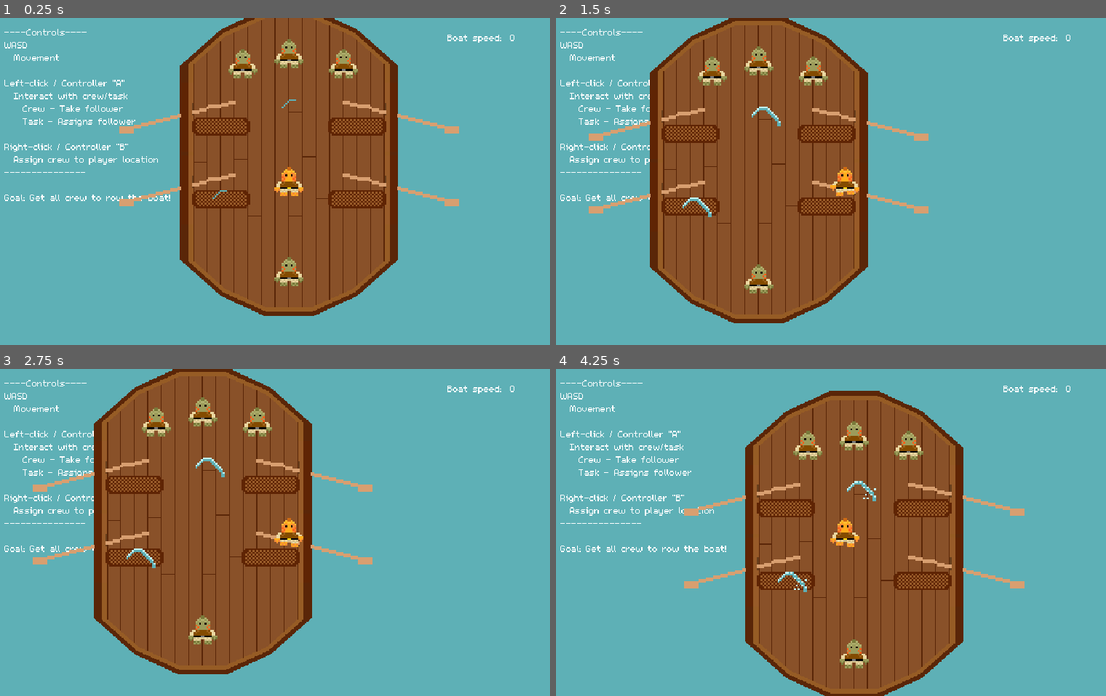
Above: before the commit, frames 1-4 (two rows, left to right).
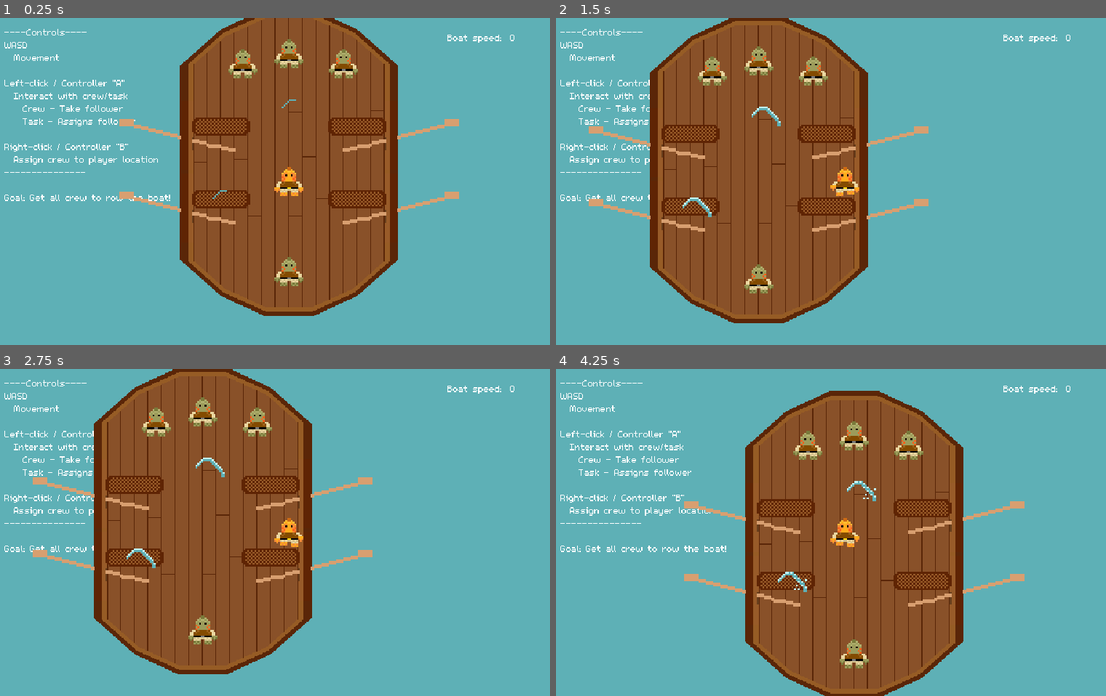
Above: after the commit, the same moments.

Repository: Splashy-Inc/splish-splashisson
Game: Godot game, scene res://Scenes/playground.tscn
Same seed, same stepped clock (60 frames per second), same inputs: the game is played once before the commit and once after it.
Inputs:
- Up to frame 1 (0.25 s): no input
- Up to frame 2 (1.5 s): tap Enter at 0.5 s; hold D (right) 0.53-1.28 s; hold I (interact) 0.53-1.28 s; hold S (down) from 1.28 s (still down); tap O (location) at 1.35 s
- Up to frame 3 (2.75 s): release S (down) at 2.03 s; hold D (right) from 2.03 s (still down); hold I (interact) from 2.03 s (still down)
- Up to frame 4 (4.25 s): release D (right) at 2.78 s; release I (interact) at 2.78 s; hold W (up) 2.78-3.53 s; tap O (location) at 2.85 s; tap Space at 3.5 s; hold A (left) from 3.53 s (still down); hold I (interact) from 3.53 s (still down)

The runs differ from the first frame. In frame 1, 3.5% of the frame differs, in the area x 21-84%, y 25-64%; in frame 2, 3.4%; in frame 3, 3.4%; in frame 4, 3.5%.

Commit message:
Filp rowing task to make sense for boat movement

Diff:
--- a/Scenes/rowing_task.tscn
+++ b/Scenes/rowing_task.tscn
@@ -175,6 +175,7 @@
 }
 
 [node name="RowingTask" type="StaticBody2D"]
+scale = Vector2(1, -1)
 collision_layer = 12
 collision_mask = 0
 script = ExtResource("1_xesfs")
